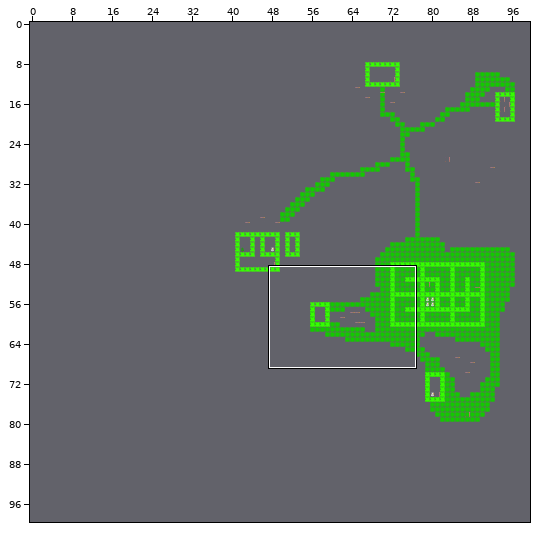
One commit to this Tiled map: core/assets/ld34/maps/ld34.tmx. Above, an overview of the earlier version with the close-up marked.
Close-up. Before:
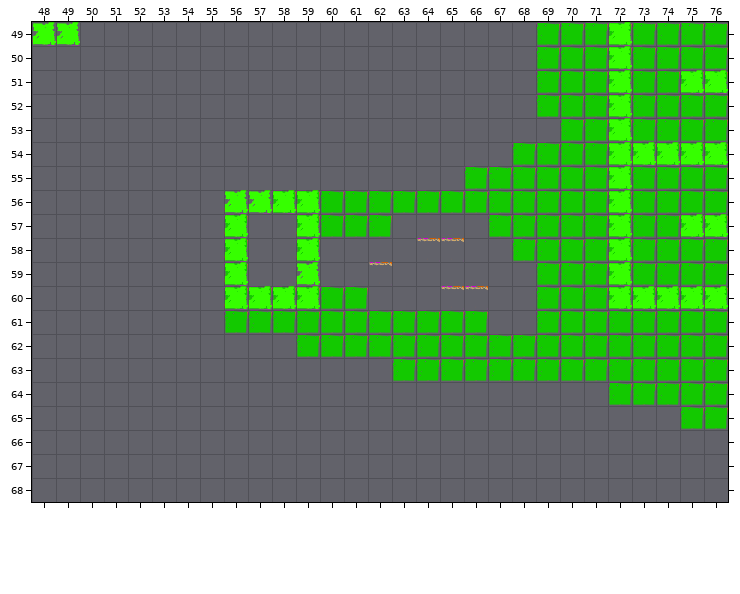
Cells are 32x32 px. Shown: x 48..76, y 49..68. The commit also changed other parts of the map, which this record leaves out. The commit also replaced the tileset; all pictures use the new one.
After the commit:
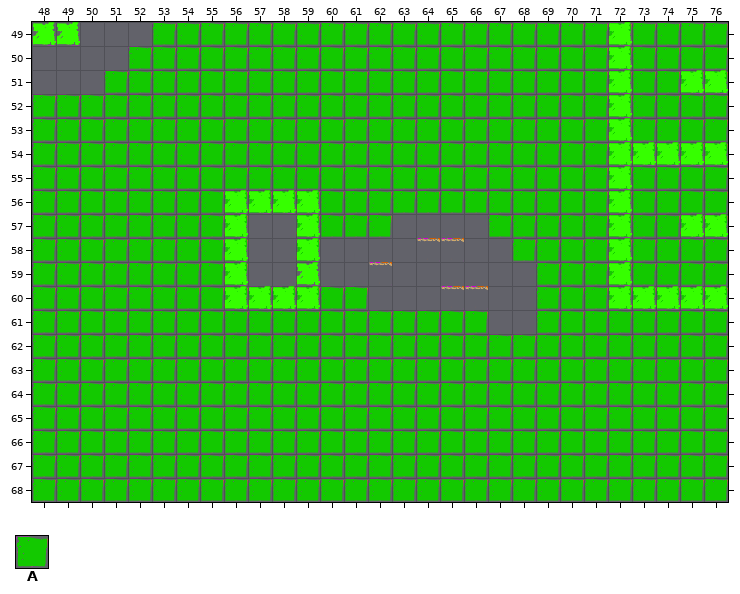
Key: from "ld34": A 33.
_ is an empty cell.
The exact change:
Layer "background":
y 49: x 53..68 ________________ -> AAAAAAAAAAAAAAAA
y 50: x 52..68 _________________ -> AAAAAAAAAAAAAAAAA
y 51: x 51..68 __________________ -> AAAAAAAAAAAAAAAAAA
y 52: x 48..68 _____________________ -> AAAAAAAAAAAAAAAAAAAAA
y 53: x 48..69 ______________________ -> AAAAAAAAAAAAAAAAAAAAAA
y 54: x 48..67 ____________________ -> AAAAAAAAAAAAAAAAAAAA
y 55: x 48..65 __________________ -> AAAAAAAAAAAAAAAAAA
y 56: x 48..57 __________ -> AAAAAAAAAA
y 57..61: x 48..55 ________ -> AAAAAAAA
y 62: x 48..58 ___________ -> AAAAAAAAAAA
y 63: x 48..62 _______________ -> AAAAAAAAAAAAAAA
y 64: x 48..71 ________________________ -> AAAAAAAAAAAAAAAAAAAAAAAA
y 65: x 48..74 ___________________________ -> AAAAAAAAAAAAAAAAAAAAAAAAAAA
y 66..68: x 48..76 _____________________________ -> AAAAAAAAAAAAAAAAAAAAAAAAAAAAA
